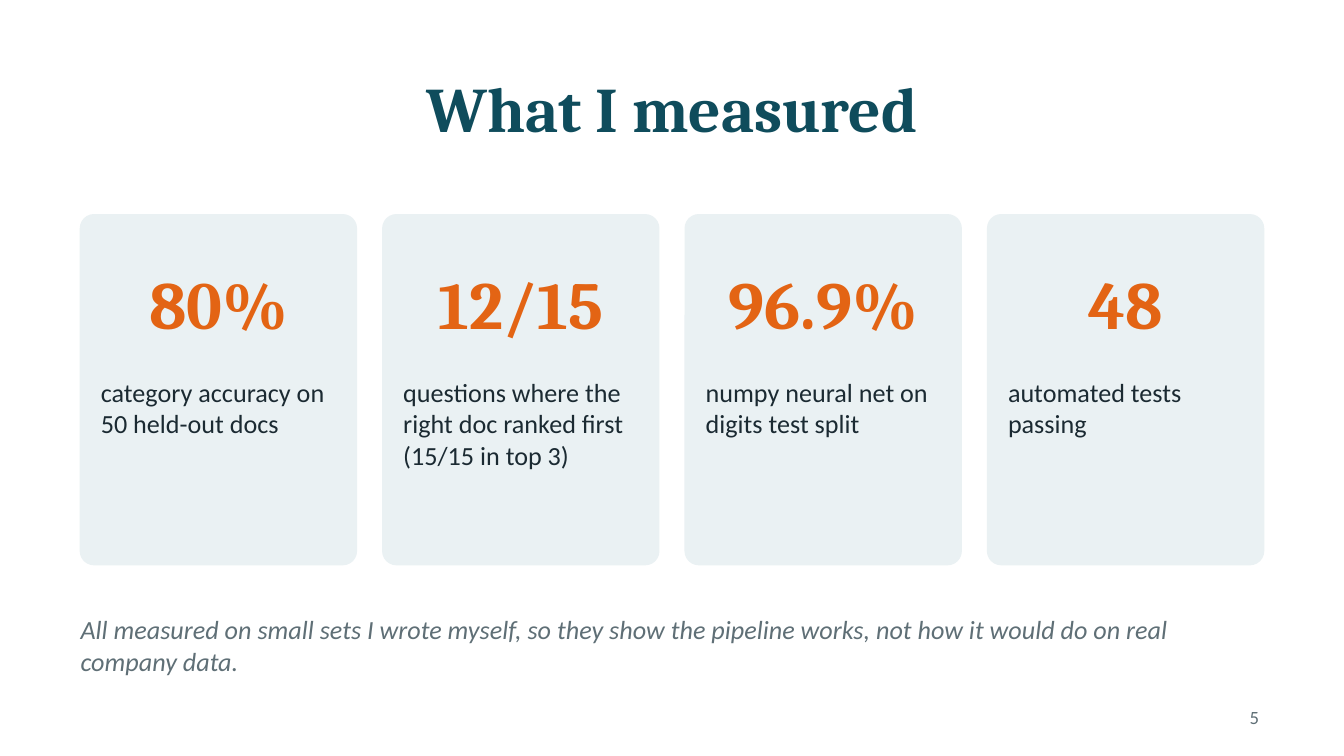
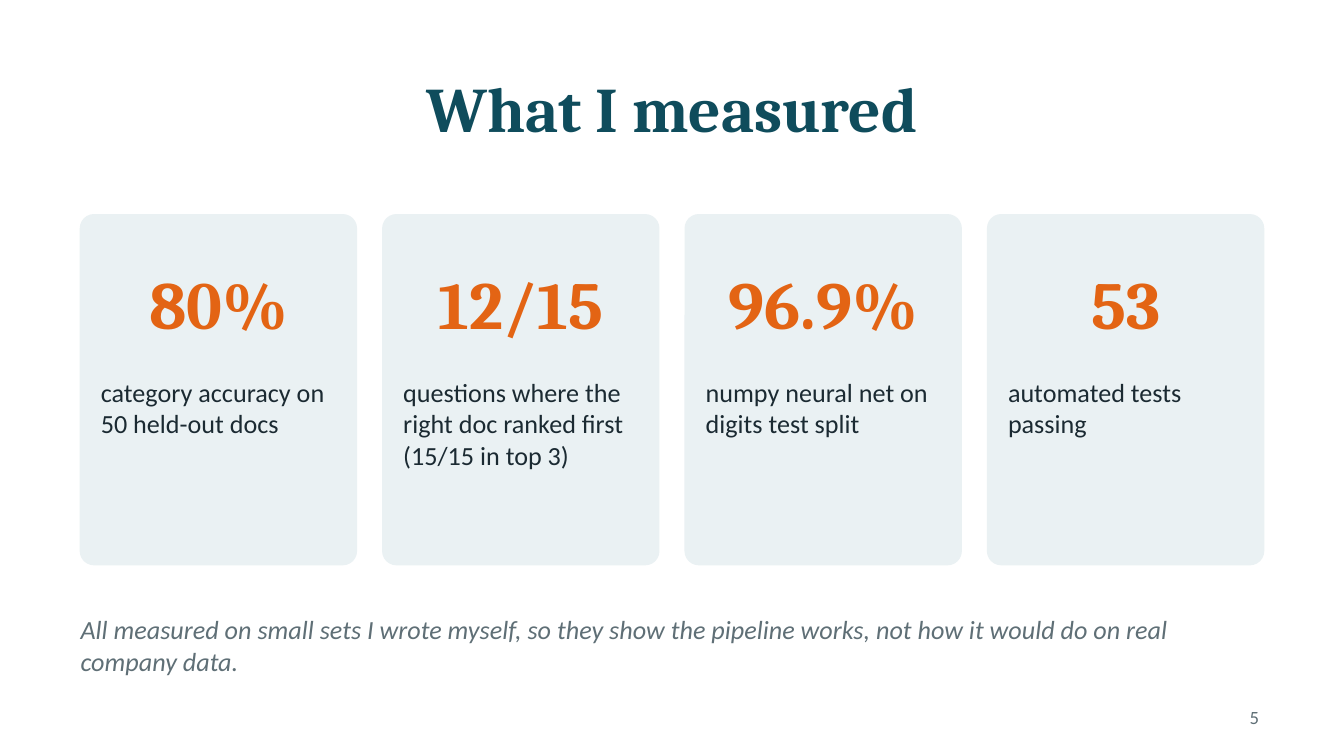
Before and after one commit to Manus2011/AI-Knowledge-Assistant, a slide deck: slide 5 of docs/Capstone_Demo.pptx. Drawn at 1344x756 pixels with LibreOffice and Linux fonts; fonts in the diff are those of the drawing. Boxes give left, top, right and bottom in pixels: in the first picture for what was removed or moved away, otherwise in the second. Text is boxed around its words. In the diff, an @@ line names an element or a change of style, - is before the commit and + after.

```diff
--- a/docs/Capstone_Demo.pptx
+++ b/docs/Capstone_Demo.pptx
@@ text at <box>1091,283,1160,330</box>: text changed @@
-48
+53
```
Also in this commit, not shown: 2 other slides changed, 2 other files.
